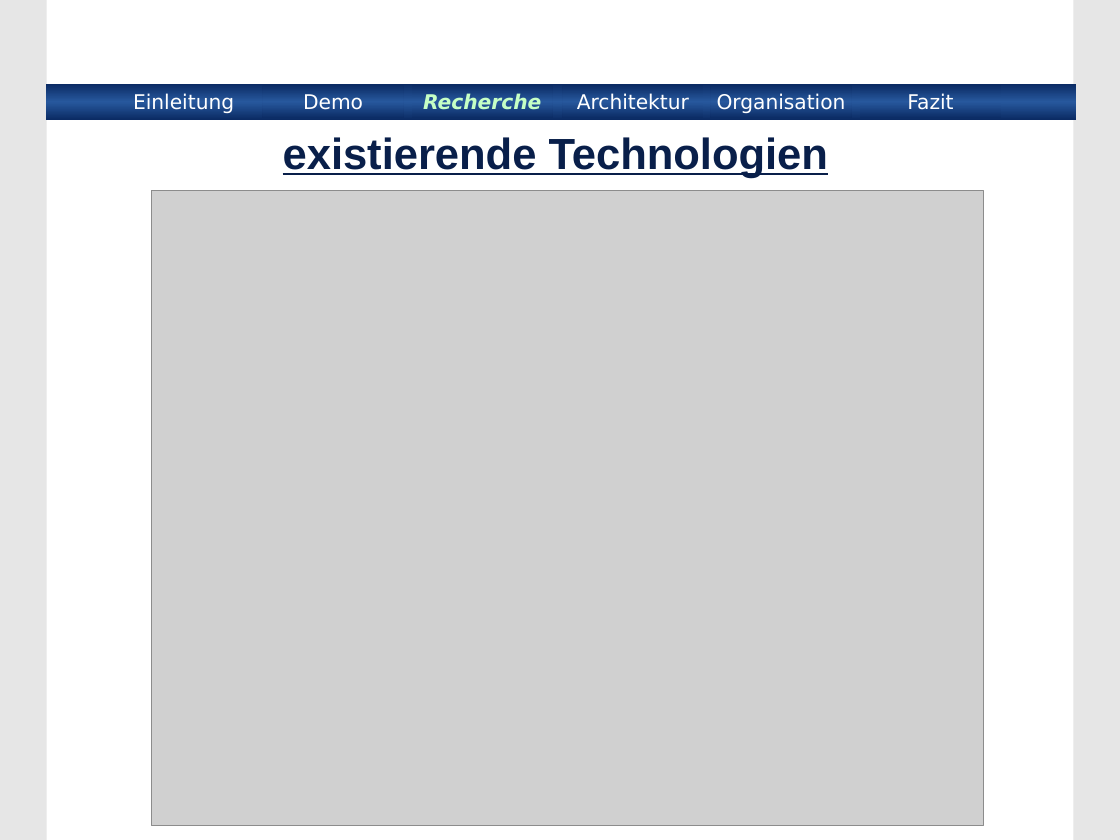
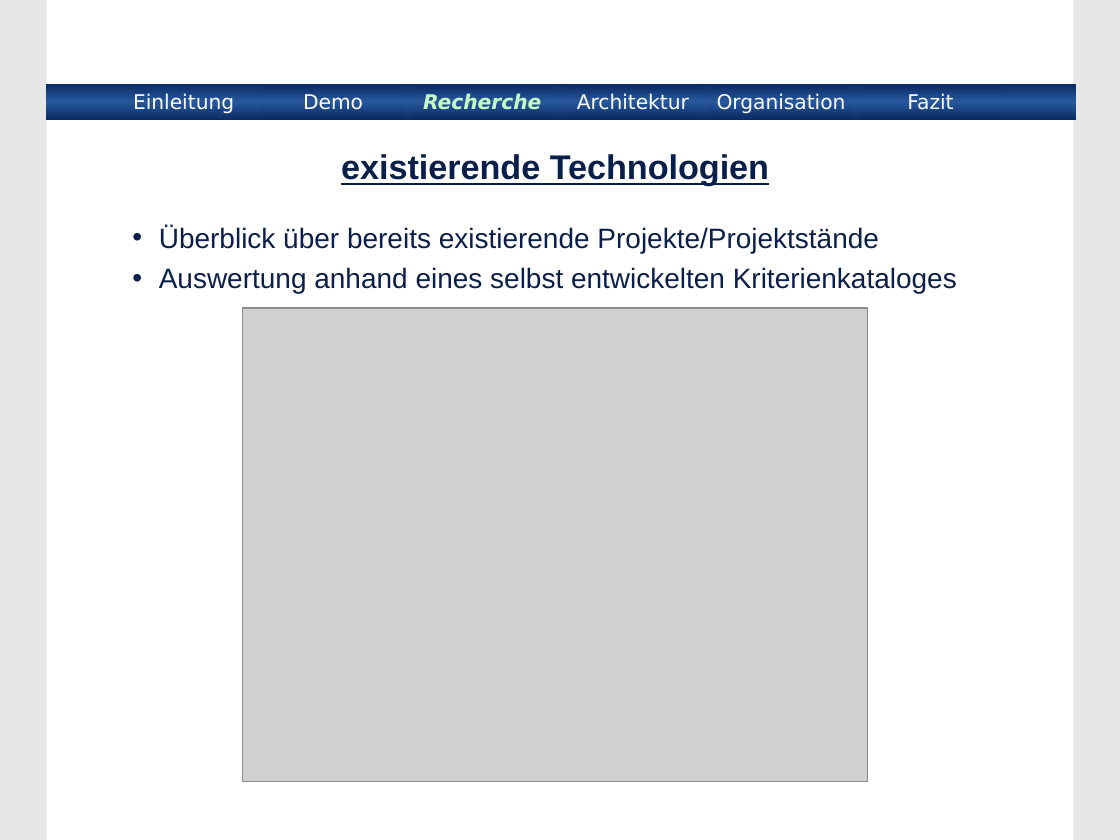
Before and after one commit to BackupTheBerlios/xmlinterface, a slide deck: slide 5 of xmlinterface/project/Praesentation/xmlinterface.ppt (slide 6 before the commit). Drawn at 1120x840 pixels with LibreOffice and Linux fonts; fonts in the diff are those of the drawing; grey boxes stand for pictures; background and template pictures are left out. Boxes give left, top, right and bottom in pixels: in the first picture for what was removed or moved away, otherwise in the second. Text is boxed around its words. In the diff, an @@ line names an element or a change of style, - is before the commit and + after.

```diff
--- a/xmlinterface/project/Praesentation/xmlinterface.ppt
+++ b/xmlinterface/project/Praesentation/xmlinterface.ppt
@@ title "existierende Technologien": place and size @@
-title "existierende Technologien" at [283, 137, 828, 178]
+title "existierende Technologien" at [341, 154, 769, 186]
@@ title "existierende Technologien" at [341, 154, 769, 186]: size 28 to 22 pt @@
@@ subtitle added at [159, 226, 957, 294], 18 pt, text #091F4A @@
+• Überblick über bereits existierende Projekte/Projektstände
+• Auswertung anhand eines selbst entwickelten Kriterienkataloges
@@ picture: place and size @@
-picture at [151, 190, 983, 825]
+picture at [243, 308, 868, 782]
```
Also in this commit, not shown: 13 other slides changed, 2 slides added, 3 slides removed.
